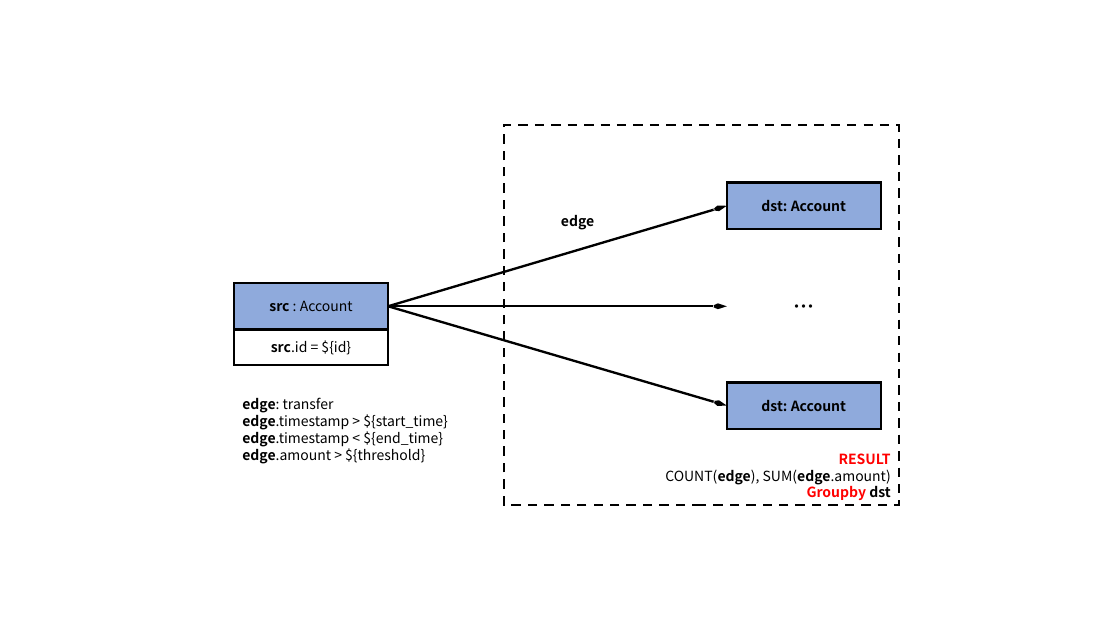
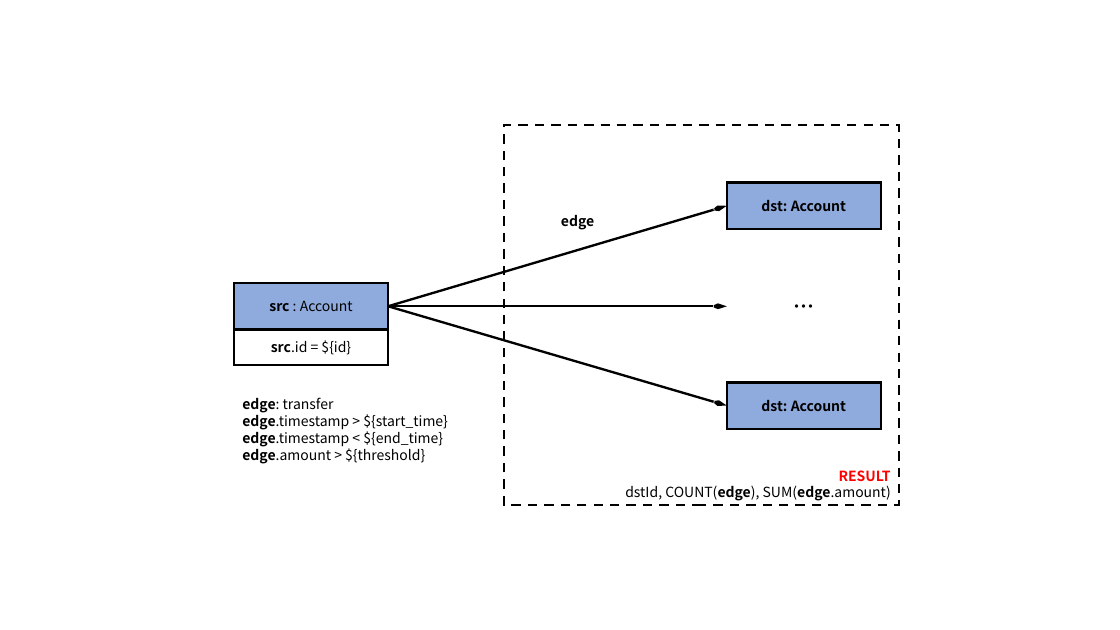
Before and after one commit to ldbc/ldbc_finbench_docs, a slide deck: slide 5 of patterns/transaction-simple-read.pptx (slide 4 before the commit). Drawn at 1120x630 pixels with LibreOffice and Linux fonts; fonts in the diff are those of the drawing. Boxes give left, top, right and bottom in pixels: in the first picture for what was removed or moved away, otherwise in the second. Text is boxed around its words. In the diff, an @@ line names an element or a change of style, - is before the commit and + after.

```diff
--- a/patterns/transaction-simple-read.pptx
+++ b/patterns/transaction-simple-read.pptx
@@ text in rectangle at (625,485,891,501): text changed @@
-COUNT(edge), SUM(edge.amount)
-Groupby dst
+dstId, COUNT(edge), SUM(edge.amount)
```
Also in this commit, not shown: 5 other slides changed, 1 slide added, 35 other files.
